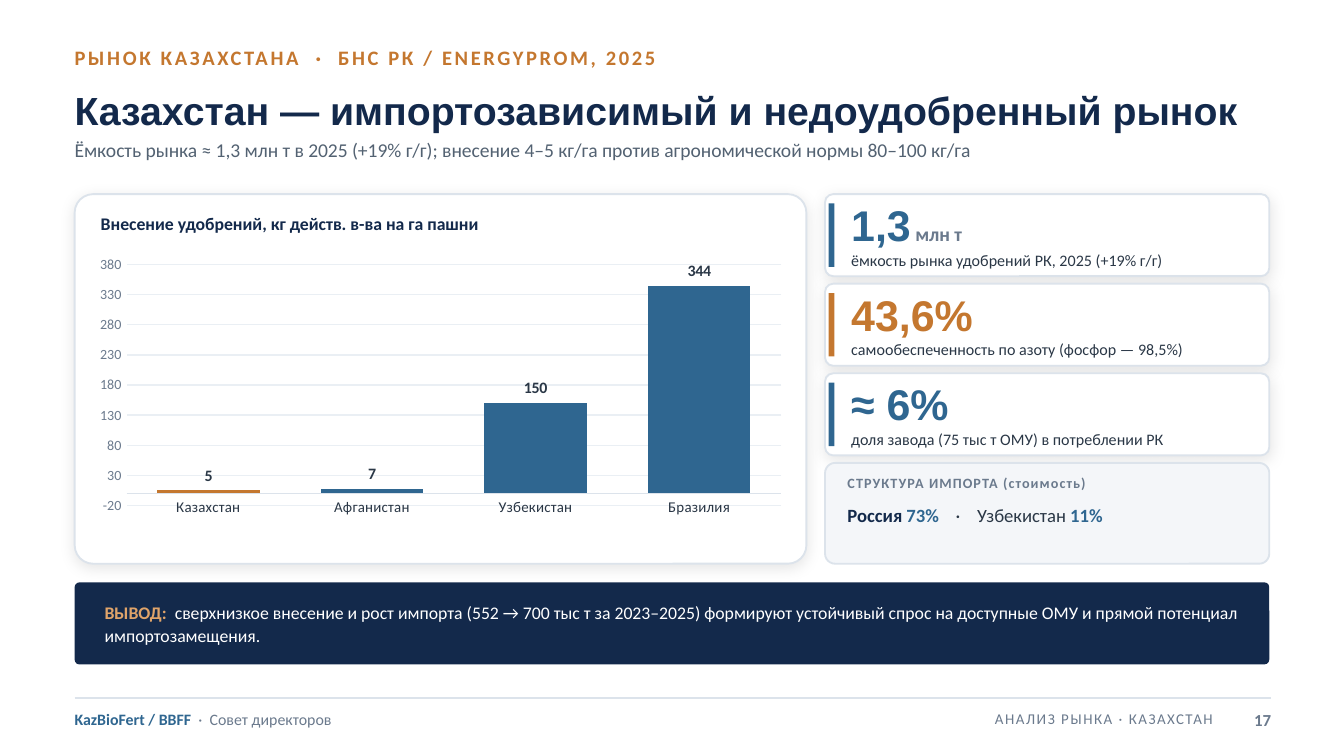
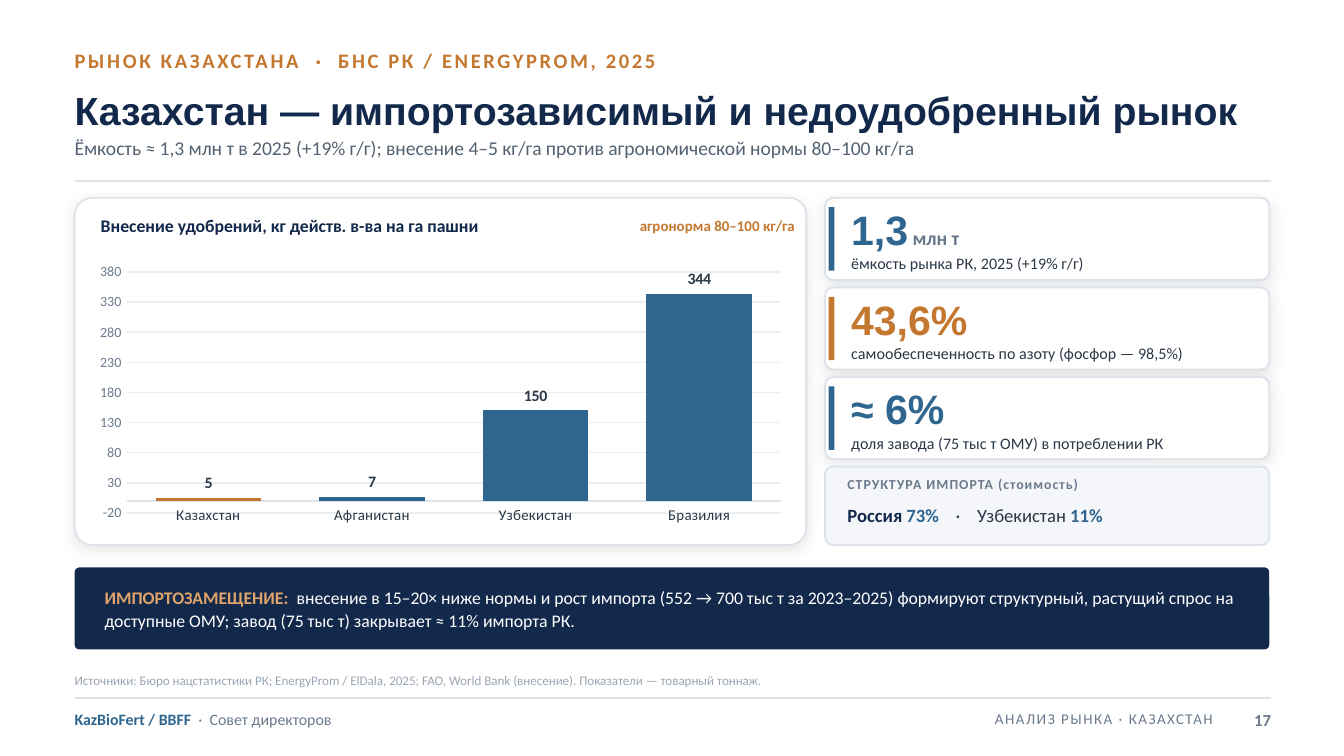
Before and after one commit to aoobakirov/board-presentation, a slide deck: slide 17 of KazBioFert_Board_Presentation_FINAL_20260709.pptx. Drawn at 1344x756 pixels with LibreOffice and Linux fonts; fonts in the diff are those of the drawing. Boxes give left, top, right and bottom in pixels: in the first picture for what was removed or moved away, otherwise in the second. Text is boxed around its words. In the diff, an @@ line names an element or a change of style, - is before the commit and + after.

```diff
--- a/KazBioFert_Board_Presentation_FINAL_20260709.pptx
+++ b/KazBioFert_Board_Presentation_FINAL_20260709.pptx
@@ text at <box>75,139,914,158</box>: text changed @@
-Ёмкость рынка ≈ 1,3 млн т в 2025 (+19% г/г); внесение 4–5 кг/га против агрономической нормы 80–100 кг/га
+Ёмкость ≈ 1,3 млн т в 2025 (+19% г/г); внесение 4–5 кг/га против агрономической нормы 80–100 кг/га
@@ rounded rectangle: place and size @@
-rounded rectangle at <box>75,194,806,563</box>
+rounded rectangle at <box>75,198,806,544</box>
@@ line added from (75, 181) to (1271, 181), #DCE3EB 0.75 pt @@
@@ text added at <box>640,220,795,234</box>, 8 pt, text #C4772F, bold @@
+агронорма 80–100 кг/га
@@ text "1,3 млн т" at <box>851,216,960,252</box>: size 23 to 22 pt in "1,3" @@
@@ column chart at <box>86,258,796,531</box> @@
@@ bar spacing changed @@
@@ column chart: place and size @@
-column chart at <box>86,250,796,523</box>
+column chart at <box>86,258,796,531</box>
@@ text at <box>851,257,1083,272</box>: text changed @@
-ёмкость рынка удобрений РК, 2025 (+19% г/г)
+ёмкость рынка РК, 2025 (+19% г/г)
@@ text "43,6%" at <box>851,306,967,342</box>: size 23 to 22 pt @@
@@ 3 texts, 3 rounded rectangles, 3 rectangles: place and size @@
-3 texts, 3 rounded rectangles, 3 rectangles at <box>75,44,1271,456</box>
+3 texts, 3 rounded rectangles, 3 rectangles at <box>75,48,1271,460</box>
@@ text "≈ 6%" at <box>885,395,944,425</box>: size 23 to 22 pt @@
@@ rounded rectangle: place and size @@
-rounded rectangle at <box>825,462,1270,563</box>
+rounded rectangle at <box>825,466,1270,544</box>
@@ text "СТРУКТУРА ИМПОРТА (стоимость)" at <box>847,479,1078,491</box>: size 7.6 to 7.4 pt, letter spacing 0.6 to 0.5 pt @@
@@ rounded rectangle: place and size @@
-rounded rectangle at <box>75,582,1270,664</box>
+rounded rectangle at <box>75,567,1270,649</box>
@@ text at <box>105,591,1234,630</box>: text changed @@
-ВЫВОД: сверхнизкое внесение и рост импорта (552 → 700 тыс т за 2023–2025) формируют устойчивый спрос на доступные ОМУ и прямой потенциал импортозамещения.
+ИМПОРТОЗАМЕЩЕНИЕ: внесение в 15–20× ниже нормы и рост импорта (552 → 700 тыс т за 2023–2025) формируют структурный, растущий спрос на доступные ОМУ; завод (75 тыс т) закрывает ≈ 11% импорта РК.
@@ text added at <box>75,676,761,687</box>, 7 pt, text #9AA6B3 @@
+Источники: Бюро нацстатистики РК; EnergyProm / ElDala, 2025; FAO, World Bank (внесение). Показатели — товарный тоннаж.
```
Also in this commit, not shown: 10 other slides changed, 1 slide added, 3 other files.
